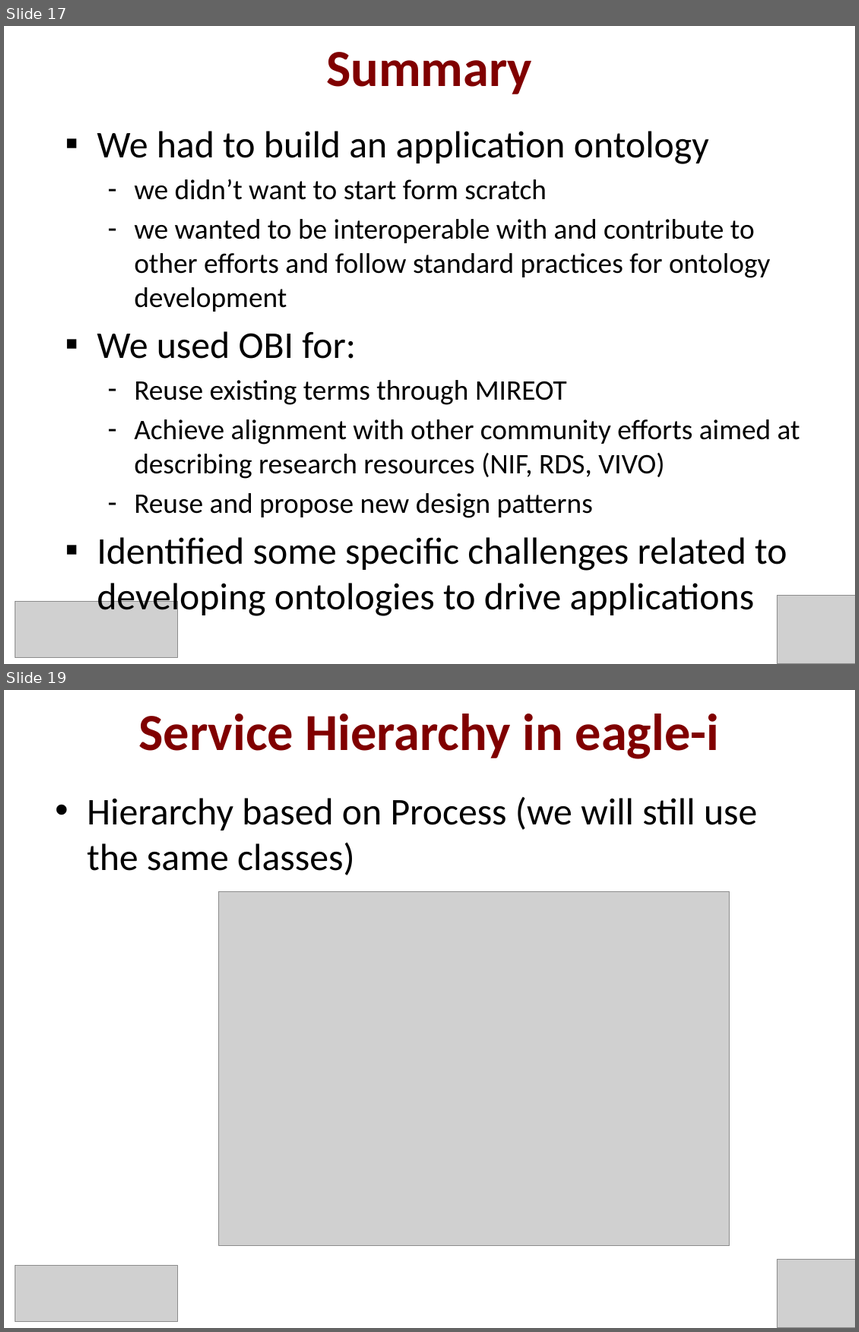
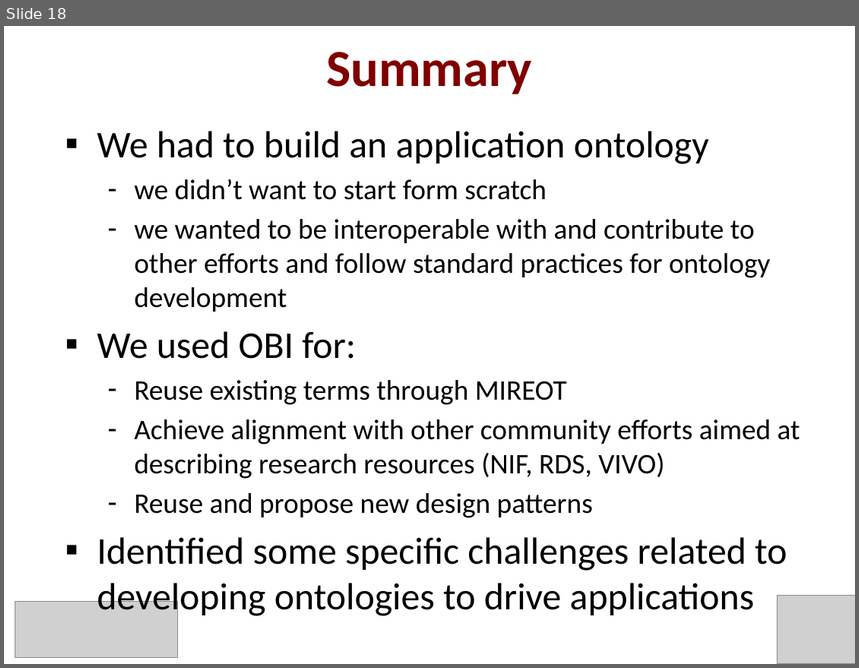
Before and after one commit to obi-ontology/obi-legacy-svn, a slide deck: trunk/docs/presentations/OBI tutorial July 2011 ICBO/eagle-i-ICBO-tutorial.pptx. Shown one above the other, each under a label of ours: slides 17 and 19 before the commit, slide 18 after it; the slides between them are not shown. The pictures are 859x1332 and 859x668 pixels, drawn with LibreOffice and Linux fonts; fonts in the diff are those of the drawing; grey boxes stand for pictures. Boxes give left, top, right and bottom in pixels: in the first picture for what was removed or moved away, otherwise in the second. Text is boxed around its words. In the diff, an @@ line names an element or a change of style, - is before the commit and + after.

Commit message:
Updated presentations

```diff
--- a/trunk/docs/presentations/OBI tutorial July 2011 ICBO/eagle-i-ICBO-tutorial.pptx
+++ b/trunk/docs/presentations/OBI tutorial July 2011 ICBO/eagle-i-ICBO-tutorial.pptx
@@ slide 19 removed at bbox=[4, 690, 855, 1328], background #FFFFFF @@
@@ title removed at bbox=[139, 714, 719, 759] @@
-Service Hierarchy in eagle-i
@@ text removed at bbox=[87, 797, 757, 875] @@
-• Hierarchy based on Process (we will still use the same classes)
@@ picture removed at bbox=[219, 891, 730, 1246] @@
@@ picture removed at bbox=[15, 1265, 177, 1322] @@
@@ picture removed at bbox=[777, 1260, 855, 1328] @@
@@ text removed at bbox=[95, 1322, 175, 1322] @@
-c o n s o r t i u m
@@ what was slide 17 is now slide 18 @@
```
Also in this commit, not shown: 1 slide changed, 1 slide added, 1 other slide removed, 1 other file.
